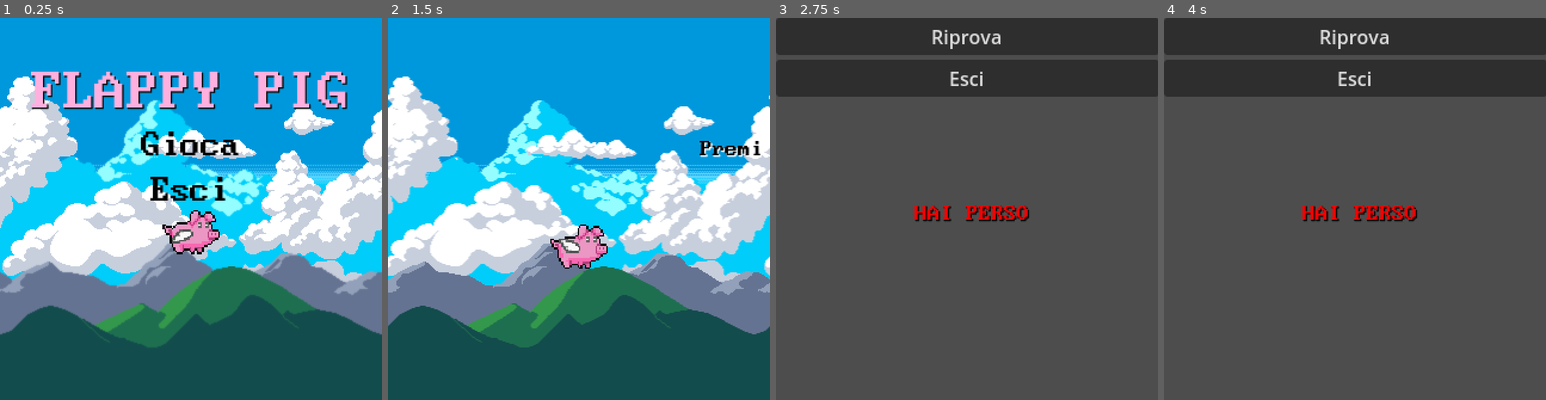
Above: before the commit, frames 1-4 (left to right).
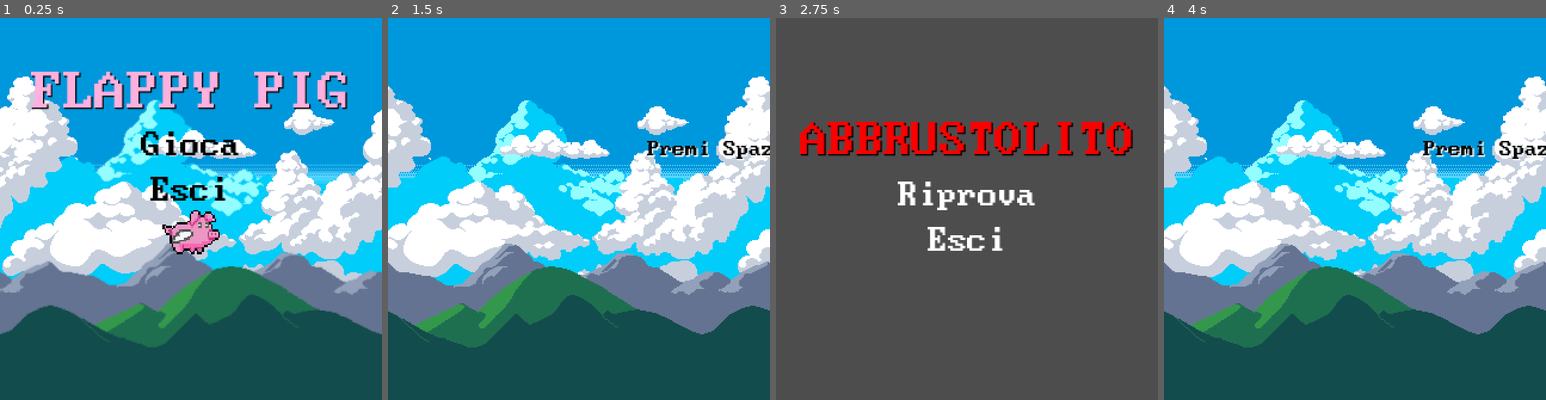
Above: after the commit, the same moments.

Repository: ElisaFiorenza/flappy-pig
Game: Godot game, scene res://menu/menu.tscn
The game is run twice, just before and just after one commit, with the same random seed, the same clock (stepped at 60 frames per second) and the same inputs.
Inputs (mouse positions are in pixels of both pictures, inside the frame that each line leads up to):
- Up to frame 1 (0.25 s): no input
- Up to frame 2 (1.5 s): click "Gioca" at 0.5 s; click (579, 37) at 1.25 s, where only the run before the commit has a clickable "Riprova"
- Up to frame 3 (2.75 s): click (967, 37) at 2 s, where only the run before the commit has a clickable "Riprova"
- Up to frame 4 (4 s): click "Riprova" at 2.75 s; tap Space (flap) at 3.6, 3.77 s

The runs differ from the first frame. In frame 1, 0.3% of the frame differs, in the area x 3-97%, y 21-70%; in frame 2, 34%; in frame 3, 26%; in frame 4, 100%, in the area x 0-100%, y 0-100%.

Commit message:
animazione morte e gameover
aggiunta animazione morte e game over migliorato

Diff:
--- /dev/null
+++ b/flame.tres
@@ -0,0 +1,7 @@
+[gd_resource type="AtlasTexture" load_steps=2 format=3 uid="uid://dedfjyxilmk48"]
+
+[ext_resource type="Texture2D" uid="uid://bumutbt2djvf1" path="res://explosionfireanimation.png" id="1_vf2ib"]
+
+[resource]
+atlas = ExtResource("1_vf2ib")
+region = Rect2(352, 192, 32, 32)
--- a/gameover/gameover.tscn
+++ b/gameover/gameover.tscn
@@ -8,30 +8,40 @@
 
 [node name="MarginContainer" type="MarginContainer" parent="."]
 offset_right = 321.0
-offset_bottom = 66.0
+offset_bottom = 204.0
 
-[node name="VBoxContainer" type="VBoxContainer" parent="MarginContainer"]
+[node name="GameOver" type="Label" parent="MarginContainer"]
+texture_filter = 3
 layout_mode = 2
-
-[node name="riprova" type="Button" parent="MarginContainer/VBoxContainer"]
-layout_mode = 2
-text = "Riprova"
-
-[node name="Esci" type="Button" parent="MarginContainer/VBoxContainer"]
-layout_mode = 2
-text = "Esci"
-
-[node name="GameOver" type="Label" parent="."]
-texture_filter = 3
-offset_left = 116.0
-offset_top = 155.0
-offset_right = 215.0
-offset_bottom = 174.0
 theme_override_colors/font_color = Color(0.984314, 0, 0, 1)
 theme_override_colors/font_shadow_color = Color(0, 0, 0, 1)
 theme_override_colors/font_outline_color = Color(0, 0, 0, 1)
 theme_override_fonts/font = ExtResource("2_6yjf2")
-text = "HAI PERSO"
+theme_override_font_sizes/font_size = 35
+text = "ABBRUSTOLITO"
+horizontal_alignment = 1
+
+[node name="VBoxContainer" type="VBoxContainer" parent="MarginContainer"]
+layout_mode = 2
+alignment = 2
+
+[node name="riprova" type="Button" parent="MarginContainer/VBoxContainer"]
+layout_mode = 2
+theme_override_colors/font_color = Color(1, 1, 1, 1)
+theme_override_colors/font_hover_color = Color(0, 0, 0, 1)
+theme_override_fonts/font = ExtResource("2_6yjf2")
+theme_override_font_sizes/font_size = 25
+text = "Riprova"
+flat = true
+
+[node name="Esci" type="Button" parent="MarginContainer/VBoxContainer"]
+layout_mode = 2
+theme_override_colors/font_color = Color(1, 1, 1, 1)
+theme_override_colors/font_hover_color = Color(0, 0, 0, 1)
+theme_override_fonts/font = ExtResource("2_6yjf2")
+theme_override_font_sizes/font_size = 25
+text = "Esci"
+flat = true
 
 [connection signal="pressed" from="MarginContainer/VBoxContainer/riprova" to="." method="_on_riprova_pressed"]
 [connection signal="pressed" from="MarginContainer/VBoxContainer/Esci" to="." method="_on_esci_pressed"]
--- a/kebabboni.tscn
+++ b/kebabboni.tscn
@@ -1,41 +1,38 @@
 [gd_scene load_steps=7 format=3 uid="uid://2odwe43vtklx"]
 
-[ext_resource type="Texture2D" uid="uid://c1p552dyyjv8s" path="res://Red Effect Bullet Impact Explosion 32x32.png" id="1_c0lf7"]
+[ext_resource type="Texture2D" uid="uid://bumutbt2djvf1" path="res://explosionfireanimation.png" id="1_l5krj"]
+[ext_resource type="Texture2D" uid="uid://dedfjyxilmk48" path="res://flame.tres" id="1_s15by"]
 
-[sub_resource type="AtlasTexture" id="AtlasTexture_350s2"]
-atlas = ExtResource("1_c0lf7")
-region = Rect2(352, 192, 32, 32)
-
-[sub_resource type="AtlasTexture" id="AtlasTexture_0hp37"]
-atlas = ExtResource("1_c0lf7")
+[sub_resource type="AtlasTexture" id="AtlasTexture_dn210"]
+atlas = ExtResource("1_l5krj")
 region = Rect2(384, 192, 32, 32)
 
-[sub_resource type="AtlasTexture" id="AtlasTexture_vu1kg"]
-atlas = ExtResource("1_c0lf7")
+[sub_resource type="AtlasTexture" id="AtlasTexture_0f3ai"]
+atlas = ExtResource("1_l5krj")
 region = Rect2(416, 192, 32, 32)
 
-[sub_resource type="AtlasTexture" id="AtlasTexture_rcf5h"]
-atlas = ExtResource("1_c0lf7")
+[sub_resource type="AtlasTexture" id="AtlasTexture_fl5tw"]
+atlas = ExtResource("1_l5krj")
 region = Rect2(448, 192, 32, 32)
 
 [sub_resource type="SpriteFrames" id="SpriteFrames_xabpg"]
 animations = [{
 "frames": [{
 "duration": 1.0,
-"texture": SubResource("AtlasTexture_350s2")
+"texture": ExtResource("1_s15by")
 }, {
 "duration": 1.0,
-"texture": SubResource("AtlasTexture_0hp37")
+"texture": SubResource("AtlasTexture_dn210")
 }, {
 "duration": 1.0,
-"texture": SubResource("AtlasTexture_vu1kg")
+"texture": SubResource("AtlasTexture_0f3ai")
 }, {
 "duration": 1.0,
-"texture": SubResource("AtlasTexture_rcf5h")
+"texture": SubResource("AtlasTexture_fl5tw")
 }],
 "loop": true,
 "name": &"default",
-"speed": 5.0
+"speed": 7.0
 }]
 
 [node name="flames" type="Node2D"]
@@ -44,28 +41,30 @@
 
 [node name="fiamma1" type="AnimatedSprite2D" parent="flame1"]
 texture_filter = 1
-position = Vector2(359, 286)
-scale = Vector2(2.60938, 6.625)
+position = Vector2(340, 330)
+scale = Vector2(3, 6.91212)
 sprite_frames = SubResource("SpriteFrames_xabpg")
 autoplay = "default"
+frame_progress = 0.107906
 
 [node name="CollisionPolygon2D" type="CollisionPolygon2D" parent="flame1"]
-position = Vector2(360, 0)
-scale = Vector2(0.4, 0.4)
-polygon = PackedVector2Array(13.5, -291.2, 13.5, -270.5, 11.5, -177.5, 13.6, -174.5, 14.5, -174.5, 43.5, -173.5, 43.5, -171.6, 58.1, -162.5, 70.3, -162.5, 73.5, -159.3, 73.5, -156.5, 74.2, -152.5, 83.5, -139.1, 83.5, -131.8, 86.5, -121.8, 86.5, -91.5, 85.5, -91.5, 84.5, -33.5, 83.3, -33.5, 74.3, 41.5, 73.2, 41.5, 61.1, 101.5, 60, 101.5, 45.5, 147.8, 45.5, 151.7, 39.1, 181.5, 37.2, 181.5, 29.3, 188.5, 19.9, 188.5, 5.5, 191.2, 5.5, 217.5, 4.5, 245.5, 1.8, 245.5, -10.5, 249.2, -10.5, 246.7, -14.5, 244.7, -14.5, 214.5, -13.6, 191.2, -41.5, 181.9, -41.5, 180.4, -51.5, 171.4, -51.5, 164.5, -66.5, 102.7, -66.5, 97.9, -78.5, 31.7, -78.5, 22.5, -88.5, -96.4, -88.5, -122.2, -83.5, -128.9, -90.5, -146.5, -87.2, -146.5, -77.2, -154.5, -74.6, -154.5, -70.1, -155.8, -71.8, -158.4, -70.7, -160.5, -69.6, -160.5, -67.6, -163.5, -54.9, -163.5, -20.5, -170.2, -9.5, -177.6, -9.5, -182.5, -7.5, -289.5, -5.60001, -289.5, -4.5, -291.2, -4.5, -293.8)
+position = Vector2(340, 330)
+scale = Vector2(3, 7.03726)
+polygon = PackedVector2Array(1.3, -11.7, 0.299999, -11.7, 1.3, -11.3, 1.3, -10.3, 2.3, -10.3, 2.3, -9.3, 3.3, -9.3, 3.3, -7.3, 4.7, -7.3, 4.7, -9.3, 6.3, -9.3, 6.3, -8.3, 7.3, -8.3, 7.3, -6.3, 9.3, -6.3, 9.3, -3.3, 10.3, -3.3, 10.3, 2.7, 11.3, 2.7, 11.3, 6.3, 10.3, 6.3, 11.3, 6.7, 11.3, 10.3, 10.3, 10.3, 10.3, 12.3, 9.3, 12.3, 9.3, 14.3, 7.3, 14.3, 7.3, 15.3, 6.3, 15.3, 6.3, 16, -6.3, 16, -6.3, 15.3, -7.3, 15.3, -7.3, 14.3, -8.3, 14.3, -8.3, 13.3, -9.3, 13.3, -9.3, 11.3, -10.3, 11.3, -10.3, 2.7, -9.3, 2.7, -9.3, -3.3, -8.3, -3.3, -8.3, -6.3, -7.3, -6.3, -7.3, -7.3, -6.3, -7.3, -6.3, -9.3, -4.33333, -11.7944, -4.7, -8.3, -3.7, -8.3, -3.7, -7.3, -3.3, -9.3, -2.3, -9.3, -2.3, -10.3, -1.3, -10.3, -2.3, -10.7, -2.3, -12.3, -4.66666, -13.0733, -4.33333, -14.7785, -0.3, -13.3, -2, -15.7732, 0, -15.6311)
 
 [node name="flame2" type="StaticBody2D" parent="."]
 
 [node name="fiamma2" type="AnimatedSprite2D" parent="flame2"]
 texture_filter = 1
-position = Vector2(362, -6)
+position = Vector2(340, 30)
 rotation = 3.14159
-scale = Vector2(2.60938, 6.625)
+scale = Vector2(3, 6.97593)
 sprite_frames = SubResource("SpriteFrames_xabpg")
 autoplay = "default"
 frame_progress = 0.136689
 
 [node name="CollisionPolygon2D" type="CollisionPolygon2D" parent="flame2"]
-position = Vector2(360, 300)
-scale = Vector2(0.4, 0.4)
-polygon = PackedVector2Array(13.5, -291.2, 13.5, -270.5, 11.5, -177.5, 13.6, -174.5, 14.5, -174.5, 43.5, -173.5, 43.5, -171.6, 58.1, -162.5, 70.3, -162.5, 73.5, -159.3, 73.5, -156.5, 74.2, -152.5, 83.5, -139.1, 83.5, -131.8, 86.5, -121.8, 86.5, -91.5, 85.5, -91.5, 84.5, -33.5, 83.3, -33.5, 74.3, 41.5, 73.2, 41.5, 61.1, 101.5, 60, 101.5, 45.5, 147.8, 45.5, 151.7, 39.1, 181.5, 37.2, 181.5, 29.3, 188.5, 19.9, 188.5, 5.5, 191.2, 5.5, 217.5, 4.5, 245.5, 1.8, 245.5, -10.5, 249.2, -10.5, 246.7, -14.5, 244.7, -14.5, 214.5, -13.6, 191.2, -41.5, 181.9, -41.5, 180.4, -51.5, 171.4, -51.5, 164.5, -66.5, 102.7, -66.5, 97.9, -78.5, 31.7, -78.5, 22.5, -88.5, -96.4, -88.5, -122.2, -83.5, -128.9, -90.5, -146.5, -87.2, -146.5, -77.2, -154.5, -74.6, -154.5, -70.1, -155.8, -71.8, -158.4, -70.7, -160.5, -69.6, -160.5, -67.6, -163.5, -54.9, -163.5, -20.5, -170.2, -9.5, -177.6, -9.5, -182.5, -7.5, -289.5, -5.60001, -289.5, -4.5, -291.2, -4.5, -293.8)
+position = Vector2(340, 30)
+rotation = -3.14159
+scale = Vector2(3, 7.03726)
+polygon = PackedVector2Array(1.33332, -11.7944, 0.299999, -11.7, 1.3, -11.3, 1.3, -10.3, 4.99999, -14.7785, 2.3, -9.3, 5.66666, -10.7997, 3.3, -7.3, 4.7, -7.3, 4.7, -9.3, 6.3, -9.3, 6.3, -8.3, 7.3, -8.3, 7.3, -6.3, 9.3, -6.3, 9.3, -3.3, 10.3, -3.3, 10.3, 2.7, 11.3, 2.7, 11.3, 6.3, 10.3, 6.3, 11.3, 6.7, 11.3, 10.3, 10.3, 10.3, 10.3, 12.3, 9.3, 12.3, 9.3, 14.3, 7.3, 14.3, 7.3, 15.3, 6.3, 15.3, 6.3, 16, -6.3, 16, -6.3, 15.3, -7.3, 15.3, -7.3, 14.3, -8.3, 14.3, -8.3, 13.3, -9.3, 13.3, -9.3, 11.3, -10.3, 11.3, -10.3, 2.7, -9.3, 2.7, -9.3, -3.3, -8.3, -3.3, -8.3, -6.3, -7.3, -6.3, -7.3, -7.3, -6.3, -7.3, -6.3, -9.3, -4.7, -9.3, -4.7, -8.3, -3.7, -8.3, -3.7, -7.3, -3.3, -9.3, -2.3, -9.3, -2.3, -10.3, -1.3, -10.3, -5.00002, -11.6523, -2.3, -12.3, -1.3, -12.3, -1.3, -13.3, -0.3, -13.3, -2.00001, -15.9153, -7.62939e-06, -15.7732)
--- a/mainscene/CharacterBody2D.gd
+++ b/mainscene/CharacterBody2D.gd
@@ -1,11 +1,14 @@
 extends CharacterBody2D
+
+@onready var animated_sprite_2d = $AnimatedSprite2D
+
 var gravity: float = 800.0
 var flap_strength: float = -200.0
 var death = false
 
 func _ready() -> void:
 	velocity = Vector2.ZERO
-	velocity.x += 80
+	velocity.x += 90
 	add_to_group("player")
 
 func _physics_process(delta: float) -> void:
@@ -13,9 +16,11 @@
 			velocity.y += gravity * delta
 			# Se si preme la barra spaziatrice, il personaggio vola
 			if Input.is_action_just_pressed("flap"):
+				animated_sprite_2d.play("flap")
 				velocity.y = flap_strength
 			# Applica il movimento
 			move_and_slide()
 
 func _death():
+	animated_sprite_2d.play("death")
 	death = true
--- a/mainscene/node_2d.gd
+++ b/mainscene/node_2d.gd
@@ -7,7 +7,6 @@
 var scroll_speed = Vector2(0, 10) # Velocità di scorrimento (X, Y)
 var flame_position = 10
 var arrayflame = [0,0]
-var i
 func _ready():
 	var first_flame = FLAMES.instantiate()
 	arrayflame[0] = first_flame;
@@ -20,7 +19,7 @@
 		var new_flame = FLAMES.instantiate()
 		add_child(new_flame)
 		new_flame.position.x = flame_position
-		new_flame.position.y = randf_range(-100,100)
+		new_flame.position.y = randf_range(-100,80)
 		flame_position += 360
 		var last_flame = arrayflame[1]
 		arrayflame[1] = first_flame
@@ -35,4 +34,5 @@
 func _on_hitbox_body_entered(body):
 	if body.name == "flame1" || body.name == "flame2" || body.name == "ceiling" || body.name == "floor":
 		pig._death()
+		await get_tree().create_timer(1).timeout
 		get_tree().change_scene_to_file("res://gameover/gameover.tscn")
--- a/mainscene/node_2d.tscn
+++ b/mainscene/node_2d.tscn
@@ -8,10 +8,32 @@
 [ext_resource type="Script" path="res://mainscene/CharacterBody2D.gd" id="5_3ss5p"]
 [ext_resource type="Texture2D" uid="uid://c71rxhr7feyvj" path="res://mainscene/animatedpig.png" id="7_gx7ao"]
 [ext_resource type="Script" path="res://mainscene/Camera2D.gd" id="7_qdq4s"]
+[ext_resource type="Texture2D" uid="uid://ud4mld74xe58" path="res://baconexplosionanimation.png" id="7_yg3w1"]
+[ext_resource type="Texture2D" uid="uid://d0e2k1l4lstmu" path="res://Spritebacon.png" id="8_3gr5g"]
 [ext_resource type="FontFile" uid="uid://bv5oeql1efpu" path="res://BigBlueTerm437NerdFont-Regular.ttf" id="9_yqosj"]
 
 [sub_resource type="CircleShape2D" id="CircleShape2D_v5ri1"]
 radius = 10.0499
+
+[sub_resource type="AtlasTexture" id="AtlasTexture_bktnf"]
+atlas = ExtResource("7_yg3w1")
+region = Rect2(573, 400, 33, 33)
+
+[sub_resource type="AtlasTexture" id="AtlasTexture_ypwdt"]
+atlas = ExtResource("7_yg3w1")
+region = Rect2(606, 400, 33, 33)
+
+[sub_resource type="AtlasTexture" id="AtlasTexture_ycm13"]
+atlas = ExtResource("7_yg3w1")
+region = Rect2(639, 400, 33, 33)
+
+[sub_resource type="AtlasTexture" id="AtlasTexture_eys40"]
+atlas = ExtResource("7_yg3w1")
+region = Rect2(672, 400, 33, 33)
+
+[sub_resource type="AtlasTexture" id="AtlasTexture_1337c"]
+atlas = ExtResource("8_3gr5g")
+region = Rect2(0, 0, 32, 32)
 
 [sub_resource type="AtlasTexture" id="AtlasTexture_y4hcx"]
 atlas = ExtResource("7_gx7ao")
@@ -45,6 +67,26 @@
 animations = [{
 "frames": [{
 "duration": 1.0,
+"texture": SubResource("AtlasTexture_bktnf")
+}, {
+"duration": 1.0,
+"texture": SubResource("AtlasTexture_ypwdt")
+}, {
+"duration": 1.0,
+"texture": SubResource("AtlasTexture_ycm13")
+}, {
+"duration": 1.0,
+"texture": SubResource("AtlasTexture_eys40")
+}, {
+"duration": 1.5,
+"texture": SubResource("AtlasTexture_1337c")
+}],
+"loop": true,
+"name": &"death",
+"speed": 5.0
+}, {
+"frames": [{
+"duration": 1.0,
 "texture": SubResource("AtlasTexture_y4hcx")
 }, {
 "duration": 1.0,
@@ -65,9 +107,35 @@
 "duration": 1.0,
 "texture": SubResource("AtlasTexture_lkbb8")
 }],
-"loop": true,
+"loop": false,
 "name": &"default",
 "speed": 10.0
+}, {
+"frames": [{
+"duration": 1.0,
+"texture": SubResource("AtlasTexture_y4hcx")
+}, {
+"duration": 1.0,
+"texture": SubResource("AtlasTexture_3vjos")
+}, {
+"duration": 1.0,
+"texture": SubResource("AtlasTexture_2n2jl")
+}, {
+"duration": 1.0,
+"texture": SubResource("AtlasTexture_liec4")
+}, {
+"duration": 1.0,
+"texture": SubResource("AtlasTexture_per0c")
+}, {
+"duration": 1.0,
+"texture": SubResource("AtlasTexture_v5so6")
+}, {
+"duration": 1.0,
+"texture": SubResource("AtlasTexture_lkbb8")
+}],
+"loop": false,
+"name": &"flap",
+"speed": 20.0
 }]
 
 [sub_resource type="CircleShape2D" id="CircleShape2D_73m3i"]
@@ -124,9 +192,7 @@
 position = Vector2(160, 160)
 scale = Vector2(1.5, 1.5)
 sprite_frames = SubResource("SpriteFrames_on4si")
-autoplay = "default"
-frame = 6
-frame_progress = 0.590934
+animation = &"flap"
 
 [node name="hitbox" type="Area2D" parent="Pig"]
 
--- /dev/null
+++ b/menu/Pig.gd
@@ -0,0 +1,7 @@
+extends CharacterBody2D
+
+@onready var animated_sprite_2d = $AnimatedSprite2D
+
+
+func _physics_process(delta):
+	animated_sprite_2d.play("default")
--- a/menu/menu.tscn
+++ b/menu/menu.tscn
@@ -62,7 +62,7 @@
 }],
 "loop": true,
 "name": &"default",
-"speed": 10.0
+"speed": 9.0
 }]
 
 [sub_resource type="CircleShape2D" id="CircleShape2D_iaxr3"]
--- a/project.godot
+++ b/project.godot
@@ -33,3 +33,7 @@
 "events": [Object(InputEventKey,"resource_local_to_scene":false,"resource_name":"","device":-1,"window_id":0,"alt_pressed":false,"shift_pressed":false,"ctrl_pressed":false,"meta_pressed":false,"pressed":false,"keycode":0,"physical_keycode":32,"key_label":0,"unicode":32,"echo":false,"script":null)
 ]
 }
+
+[rendering]
+
+textures/canvas_textures/default_texture_filter=0
Binary file added: Sprite-0002.ase
Binary file added: Spritebacon.png
Not shown, added: Spritebacon.png.import
Binary file added: baconexplosionanimation.png
Not shown, changed: baconexplosionanimation.png.import
Renamed: Red Effect Bullet Impact Explosion 32x32.png -> explosionfireanimation.png
Not shown, added: explosionfireanimation.png.import
Not shown: 1 places in mainscene/node_2d.tscn that only renumber resources
